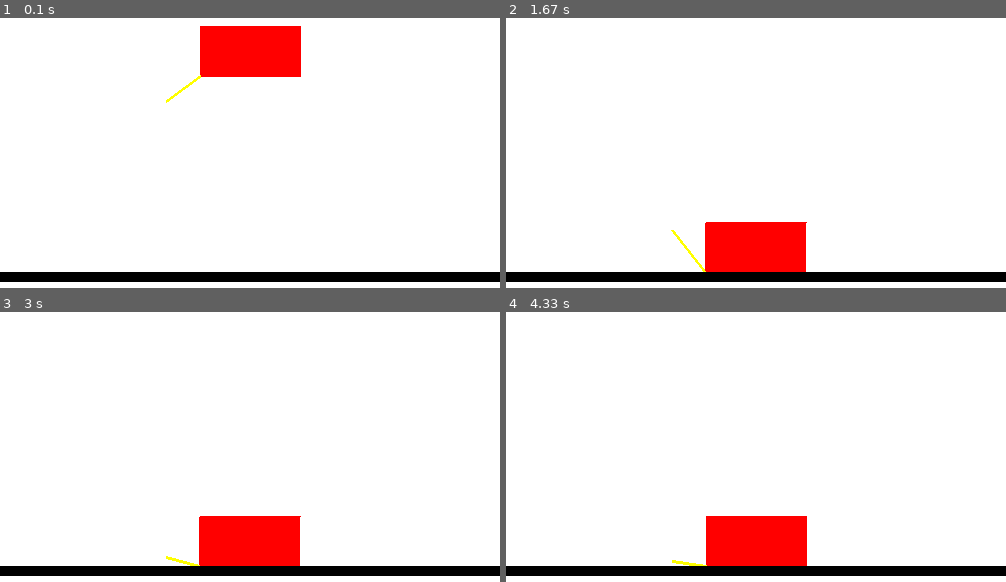
Above: before the commit, frames 1-4 (two rows, left to right).
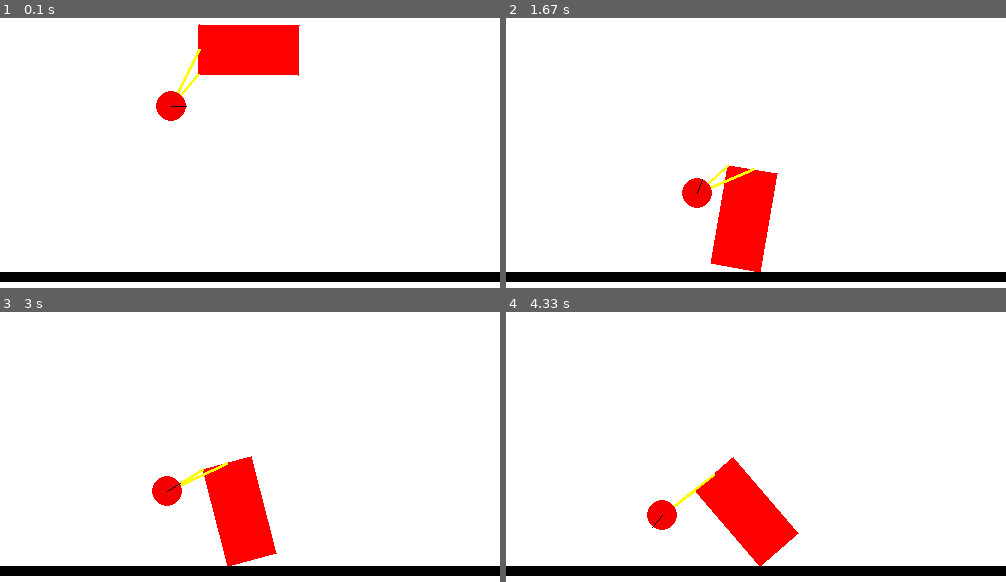
Above: after the commit, the same moments.

Repository: semboko/pygame-sandbox
Game: pygame game, started from main.py
Same seed, same stepped clock (60 frames per second), same inputs: the game is played once before the commit and once after it.
Inputs:
- Up to frame 1 (0.1 s): no input
- Up to frame 2 (1.67 s): no input
- Up to frame 3 (3 s): no input
- Up to frame 4 (4.33 s): no input

The runs differ from the first frame. In frame 1, 1.0% of the frame differs, in the area x 31-61%, y 2-39%; in frame 2, 4.7%; in frame 3, 4.8%; in frame 4, 4.8%, in the area x 28-61%, y 53-95%.

Commit message:
Added joints

Diff:
--- a/scenes/components/car.py
+++ b/scenes/components/car.py
@@ -9,13 +9,30 @@
 
 class Car:
     def __init__(self, x: int, y: int, width: int, height: int, space: pymunk.Space) -> None:
+        self.cf = pymunk.ShapeFilter(group=0b1)
         self.car_body = Rect(x, y, width, height, space)
+        self.car_body.body.mass = 500
+        self.car_body.shape.filter = self.cf
         self.add_rear_suspension(x, y, width, height, space)
 
     def add_rear_suspension(self, x, y, width, height, space: pymunk.Space):
         self.rear_sleeve = Ball(x - 5 * width / 6, y - height, 5, space)
         self.rear_joint = pymunk.PinJoint(self.car_body.body, self.rear_sleeve.body, (-width//2, -height//2), (0, 0))
+        self.rear_spring = pymunk.DampedSpring(
+            self.car_body.body, self.rear_sleeve.body, (-width/2, 0), (0, 0), 5, -10000, 10
+        )
+        self.rear_wheel = Ball(*self.rear_sleeve.body.position, 15, space)
+        self.rear_wheel.body.mass = 100
+        self.rear_wheel_attachment = pymunk.PivotJoint(self.rear_sleeve.body, self.rear_wheel.body, (0, 0), (0, 0))
+        # self.rear_limit = pymunk.SlideJoint(self.car_body.body, self.rear_sleeve.body, (-width/2, -height/2), (0, 0), height, height+50)
+        space.add(self.rear_joint, self.rear_spring, self.rear_wheel_attachment)
+        self.rear_wheel.shape.filter = self.cf
+        self.rear_sleeve.shape.filter = self.cf
 
     def render(self, display: Surface) -> None:
         self.car_body.render(display)
+        self.rear_sleeve.render(display)
         PJ(self.rear_joint).render(display)
+        PJ(self.rear_spring).render(display)
+        PJ(self.rear_wheel_attachment).render(display)
+        self.rear_wheel.render(display)
